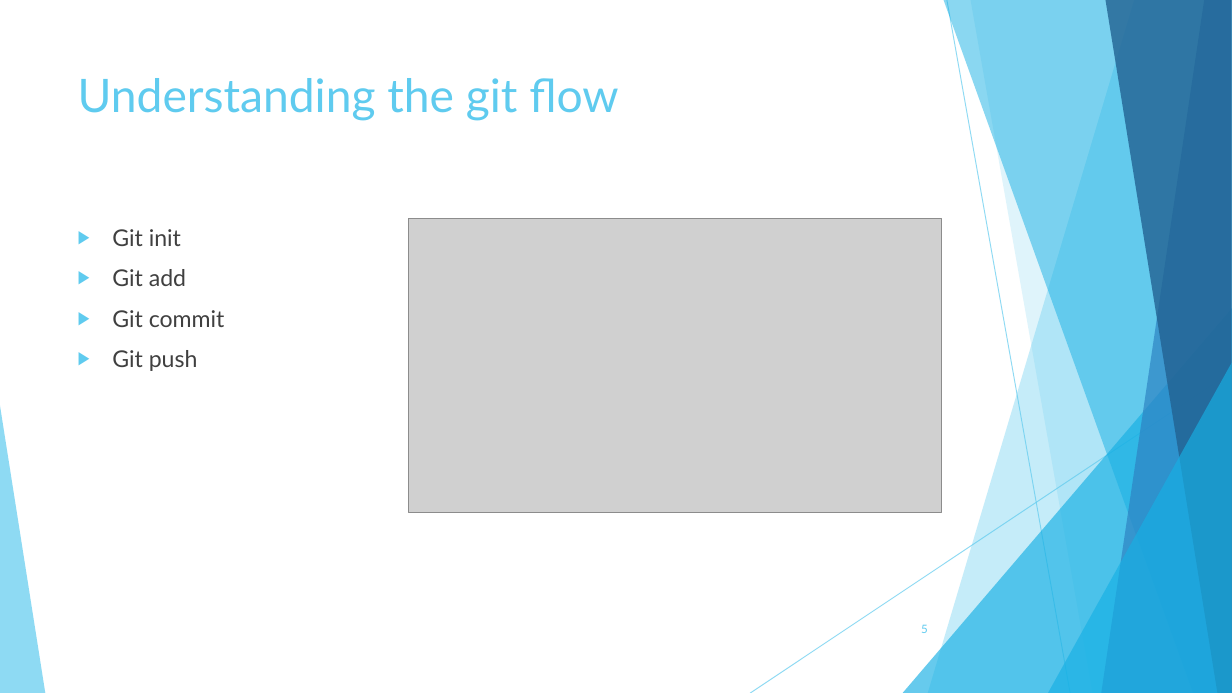
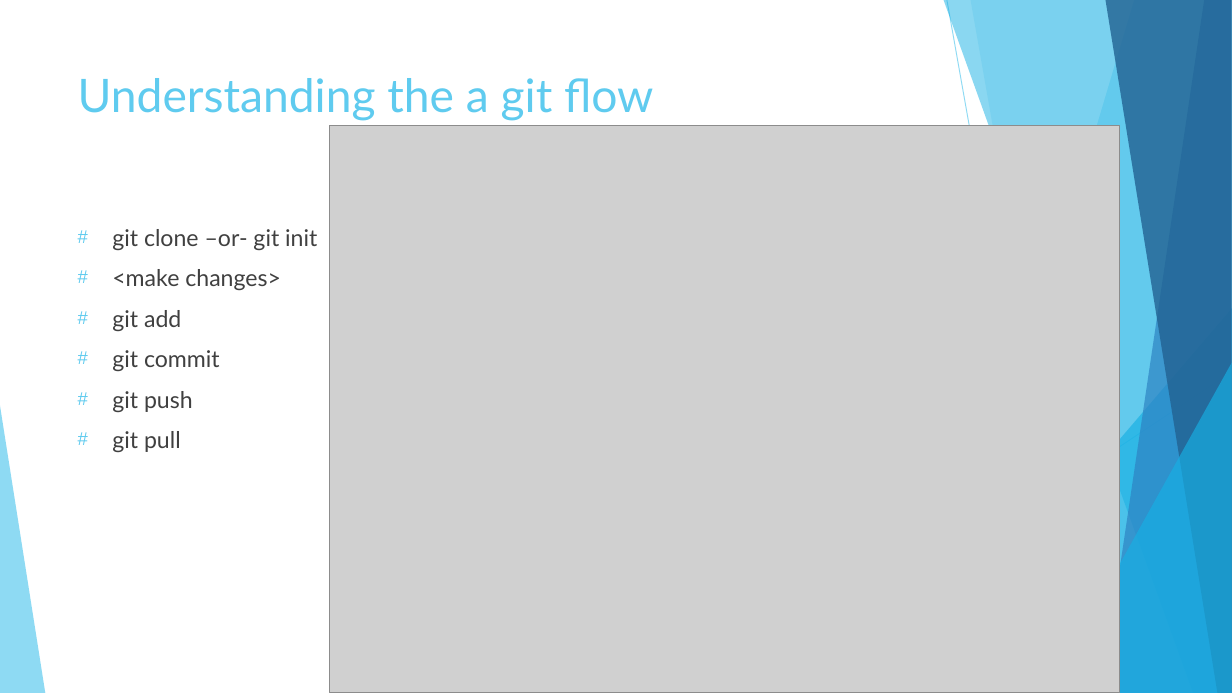
Before and after one commit to TechplexEngineer/GitCheatSheet, a slide deck: slide 5 of ppt/Getting started with GIT.pptx. Drawn at 1232x693 pixels with LibreOffice and Linux fonts; fonts in the diff are those of the drawing; grey boxes stand for pictures. Boxes give left, top, right and bottom in pixels: in the first picture for what was removed or moved away, otherwise in the second. Text is boxed around its words. In the diff, an @@ line names an element or a change of style, - is before the commit and + after.

Commit message:
Flow

```diff
--- a/ppt/Getting started with GIT.pptx
+++ b/ppt/Getting started with GIT.pptx
@@ title at bbox=[78, 78, 653, 121]: text changed @@
-Understanding the git flow
+Understanding the a git flow
@@ picture added at bbox=[329, 126, 1119, 693] @@
@@ text at bbox=[112, 229, 317, 452]: text changed @@
-▶ Git init
-▶ Git add
-▶ Git commit
-▶ Git push
+# git clone –or- git init
+# <make changes>
+# git add
+# git commit
+# git push
+# git pull
@@ picture removed at bbox=[409, 218, 942, 512] @@
@@ page number removed at bbox=[921, 624, 928, 633] @@
-5
```
Also in this commit, not shown: 1 other slide changed.
